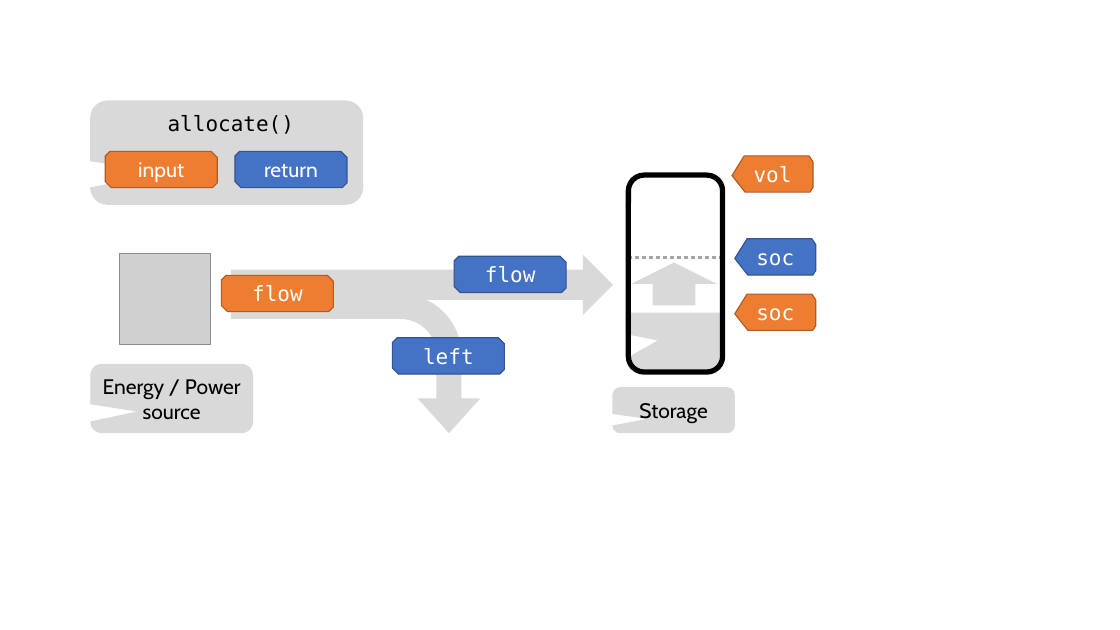
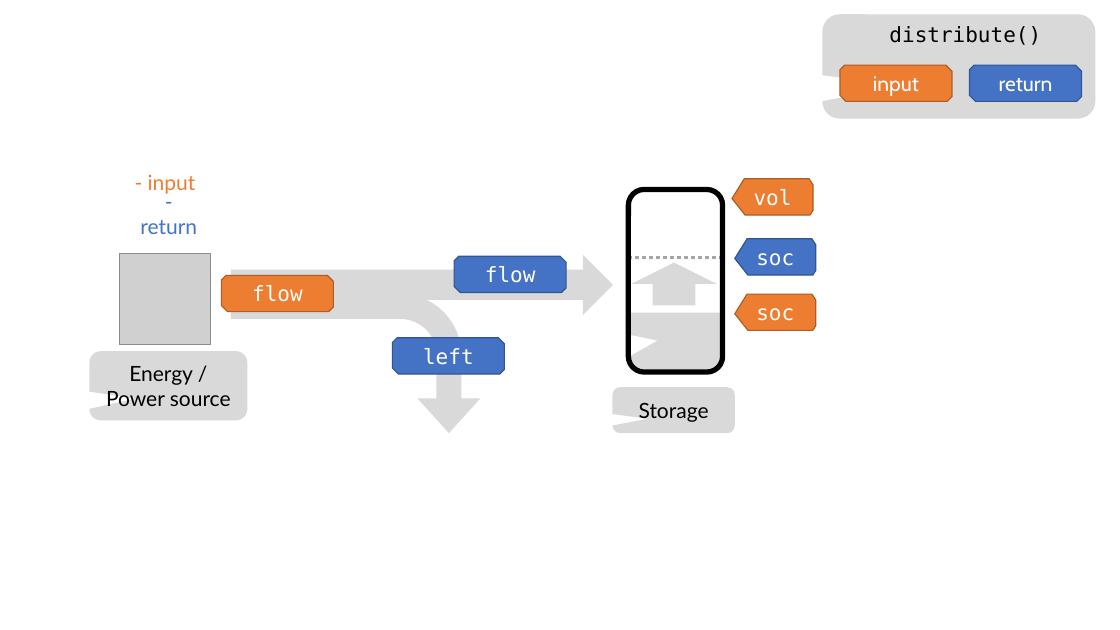
Before and after one commit to cvmartin/eflows.site, a slide deck: slide 6 of support/support_eflows.pptx. Drawn at 1120x630 pixels with LibreOffice and Linux fonts; fonts in the diff are those of the drawing; grey boxes stand for pictures. Boxes give left, top, right and bottom in pixels: in the first picture for what was removed or moved away, otherwise in the second. Text is boxed around its words. In the diff, an @@ line names an element or a change of style, - is before the commit and + after.

```diff
--- a/support/support_eflows.pptx
+++ b/support/support_eflows.pptx
@@ 2 snip diag rects, 1 rounded speech box moved together from (x1=90, y1=101, x2=363, y2=205) to (x1=823, y1=14, x2=1096, y2=118) @@
@@ rounded speech box added at (x1=880, y1=18, x2=1051, y2=50), fill #D9D9D9, 18 pt, text #000000 @@
+distribute()
@@ rounded speech box removed at (x1=154, y1=107, x2=308, y2=139) @@
-allocate()
@@ snip diag rect added at (x1=123, y1=166, x2=207, y2=198), 18 pt, text #ED7D31 @@
+- input
@@ freeform shape "vol" moved from (x1=732, y1=156, x2=812, y2=192) to (x1=732, y1=179, x2=812, y2=215) @@
@@ snip diag rect added at (x1=124, y1=197, x2=214, y2=229), 18 pt, text #4472C4 @@
+- return
@@ rounded rectangle resized from (x1=628, y1=175, x2=723, y2=371) to (x1=628, y1=190, x2=723, y2=372) @@
@@ rounded speech box "Energy / Power source" at (x1=89, y1=351, x2=247, y2=421): font Cabin to Lato @@
@@ rounded speech box "Energy / Power source" resized from (x1=91, y1=364, x2=254, y2=434) to (x1=89, y1=351, x2=247, y2=421) @@
@@ rounded speech box "Storage" at (x1=613, y1=387, x2=735, y2=434): font Cabin to Lato @@
```
Also in this commit, not shown: 3 other slides changed, 1 slide added, 8 other files.
